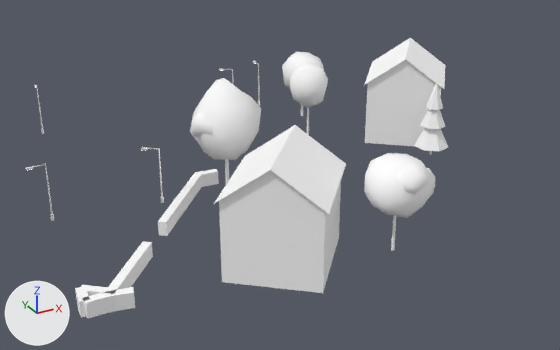
One commit to the glTF model cities/arlov-borggatan/pack/tiles/c-14_6.glb: the scene before it, then after it.
Before and after are seen from a camera (50 mm lens) standing at (-852.2, 317.3, 33.2) and looking at (-816.0, 383.2, 0.3). Lighting does not change. The marker at lower left points along +X, +Y and +Z. The first picture is the older version. Where no turn or scale is listed for an object, it has been applied to the vertices. Vertices at exactly the same position are counted once.

In view in the first picture: 'SM_Building_w208846749', 'SM_Building_w208846767', 'SM_Street_Furniture_-14_6', 'SM_Trees_-14_6', 'SM_Wall_Hedge_-14_6'.
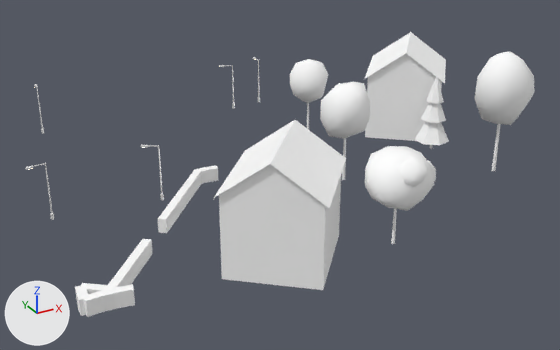
Where the change shows, as pixel boxes [x1, y1, x2, y2] in the pictures (560 x 350 px; the box of a moved part takes in the faces that stretch with it):
'SM_Building_w208846749', moved: before [219, 38, 445, 293]; after [219, 32, 446, 288]
'SM_Trees_-14_6', reshaped, moved, rescaled: before [190, 52, 448, 251]; after [289, 51, 535, 244]
'SM_Building_w208846767', reshaped, moved (88% taller): before [214, 125, 346, 215]; after [213, 120, 346, 290]
'SM_Wall_Hedge_-14_6', reshaped, moved: before [75, 169, 219, 319]; after [75, 165, 218, 317]
'SM_Street_Furniture_-14_6', moved: before [26, 61, 260, 221]; after [25, 57, 260, 220]
part 2 of me_sm_trees__14_6, moved or reshaped: before [225, 160, 229, 184]; after [342, 139, 346, 180]
part 3 of me_sm_trees__14_6, moved or reshaped (not visible before): after [492, 124, 501, 171]
part 4 of me_sm_trees__14_6, moved or reshaped (not visible afterwards): before [307, 107, 309, 135]
part 5 of me_sm_trees__14_6, moved or reshaped: before [301, 105, 303, 116]; after [307, 103, 309, 130]
part 6 of me_sm_trees__14_6, moved or reshaped: before [391, 216, 396, 251]; after [391, 209, 397, 244]
part 7 of me_sm_trees__14_6, moved or reshaped: before [289, 64, 328, 108]; after [289, 59, 328, 103]
part 8 of me_sm_trees__14_6, moved or reshaped: before [364, 153, 434, 218]; after [365, 146, 434, 211]
part 9 of me_sm_trees__14_6, moved or reshaped (mostly hidden): before [427, 168, 435, 190]; after [427, 160, 436, 182]
part 10 of me_sm_trees__14_6, moved or reshaped: before [398, 164, 427, 194]; after [399, 156, 428, 187]
part 11 of me_sm_trees__14_6, moved or reshaped: before [414, 128, 448, 151]; after [415, 121, 449, 145]
part 12 of me_sm_trees__14_6, moved or reshaped: before [421, 109, 445, 129]; after [421, 103, 446, 123]
part 13 of me_sm_trees__14_6, moved or reshaped: before [426, 81, 443, 110]; after [426, 76, 444, 104]
part 14 of me_sm_trees__14_6, added: after [320, 81, 370, 139]
part 15 of me_sm_trees__14_6, added: after [474, 51, 535, 125]
part 16 of me_sm_trees__14_6, deleted: before [190, 52, 324, 160]

Edits to the bpy script that builds the scene:
```text
Change me_sm_building_w208846767:
    remove me_sm_building_w208846767.from_pydata(...)  # 10 vertices, 8 faces; spans x -6.72..6.72, y -6.77..6.77, z -1.72..1.72
    add me_sm_building_w208846767.from_pydata(...)  # 18 vertices, 16 faces; spans x -6.72..6.72, y -6.77..6.77, z -5.33..5.33
    me_sm_building_w208846767 part 1: the whole mesh is rebuilt
    add me_sm_building_w208846767.materials.append(mat_m_concrete)  # white #ffffff
Change me_sm_trees__14_6:
    used by ob_sm_trees__14_6; location = (-811.53, 382.05, 6.37); scale = (20.2, 20.2, 20.2)
    remove me_sm_trees__14_6.from_pydata(...)  # 588 vertices, 1041 faces; spans x -0.78..0.78, y -1.0..1.0, z -0.32..0.32
    add me_sm_trees__14_6.from_pydata(...)  # 588 vertices, 1041 faces; spans x -0.73..0.73, y -1.0..1.0, z -0.39..0.39
    me_sm_trees__14_6 part 2: the loose piece of 12 vertices spanning x -0.61..-0.59, y -0.12..-0.1, z -0.32..-0.05 is moved by (0.26, 0.11, -0.07)
    me_sm_trees__14_6 part 3: the loose piece of 12 vertices spanning x 0.68..0.69, y -0.06..-0.05, z -0.32..-0.24 is scaled about its middle by (1.63, 1.63, 4.34), then moved by (-0.12, -0.3, 0.07)
    me_sm_trees__14_6 part 4: the loose piece of 12 vertices spanning x 0.23..0.25, y 0.54..0.55, z -0.32..-0.13 is scaled about its middle by (1.12, 1.1, 0.497), then moved by (0.23, -0.4, -0.11)
    me_sm_trees__14_6 part 5: the loose piece of 12 vertices spanning x 0.37..0.39, y 0.85..0.86, z -0.32..-0.14 is scaled about its middle by (1.13, 1.14, 1.27), then moved by (-0.46, 0.02, -0.05)
    me_sm_trees__14_6 part 6: the loose piece of 12 vertices spanning x -0.17..-0.15, y -0.86..-0.84, z -0.32..-0.13 is scaled about its middle by 1.21, then moved by (-0.4, 0.03, -0.05)
    me_sm_trees__14_6 part 7: the loose piece of 42 vertices spanning x 0.11..0.36, y 0.42..0.65, z -0.15..0.12 is scaled about its middle by 1.21, then moved by (-0.32, 0.33, -0.01)
    me_sm_trees__14_6 part 8: the loose piece of 42 vertices spanning x -0.3..-0.01, y -0.98..-0.7, z -0.13..0.11 is scaled about its middle by 1.21, then moved by (-0.4, 0.03, 0.0)
    me_sm_trees__14_6 part 9: the loose piece of 42 vertices spanning x -0.16..0.0, y -0.95..-0.77, z -0.08..0.06 is scaled about its middle by 1.21, then moved by (-0.38, 0.03, 0.0)
    me_sm_trees__14_6 part 10: the loose piece of 42 vertices spanning x -0.23..-0.06, y -1.0..-0.84, z -0.03..0.11 is scaled about its middle by 1.21, then moved by (-0.4, 0.02, 0.01)
    me_sm_trees__14_6 part 11: the loose piece of 8 vertices spanning x 0.6..0.78, y -0.15..0.04, z -0.27..-0.07 is scaled about its middle by 1.21, then moved by (-0.22, 0.2, -0.03)
    me_sm_trees__14_6 part 12: the loose piece of 8 vertices spanning x 0.62..0.75, y -0.13..0.01, z -0.15..0.03 is scaled about its middle by 1.21, then moved by (-0.22, 0.2, -0.01)
    me_sm_trees__14_6 part 13: the loose piece of 8 vertices spanning x 0.64..0.73, y -0.1..-0.01, z -0.04..0.11 is scaled about its middle by 1.21, then moved by (-0.22, 0.2, 0.01)
    me_sm_trees__14_6 part 14: a new loose piece of 42 vertices spanning x -0.47..-0.19, y -0.14..0.15, z -0.12..0.23, in mat_m_leaf (white #ffffff)
    me_sm_trees__14_6 part 15: a new loose piece of 42 vertices spanning x 0.37..0.73, y -0.52..-0.2, z -0.04..0.39, in mat_m_leaf (white #ffffff)
    me_sm_trees__14_6 part 16: 6 loose pieces with 252 vertices, spanning x -0.78..0.51, y -0.27..1.0, z -0.14..0.32, are deleted
    other edits to the shape of me_sm_trees__14_6 do not show in these pictures
Change me_sm_wall_hedge__14_6:
    remove me_sm_wall_hedge__14_6.from_pydata(...)  # 78 vertices, 112 faces; spans x -9.7..9.7, y -9.5..9.5, z -0.7..0.7
    add me_sm_wall_hedge__14_6.from_pydata(...)  # 82 vertices, 120 faces; spans x -9.7..9.7, y -9.5..9.5, z -0.8..0.8
    me_sm_wall_hedge__14_6 part 17
    64 vertices are removed from x -9.7..9.7, y -9.2..9.5, z -0.7..0.7
    107 faces are deleted
    43 vertices are added at x -9.7..9.7, y -9.2..9.5, z -0.8..0.8
    25 new vertices lie (0.0, 0.0, -1.4) away from vertices in x -9.7..9.7, y -9.2..9.5, z 0.6..0.8
    115 new faces join them
Change ob_sm_building_w208846749:
    ob_sm_building_w208846749.location: (-809.51, 378.83, 4.98) -> (-809.51, 378.83, 5.57)
Change ob_sm_building_w208846767:
    ob_sm_building_w208846767.location: (-823.82, 368.36, 8.49) -> (-823.82, 368.36, 5.36)
Change ob_sm_street_furniture__14_6:
    ob_sm_street_furniture__14_6.location: (-823.93, 396.9, 2.82) -> (-823.93, 396.9, 3.12)
Change ob_sm_trees__14_6:
    ob_sm_trees__14_6.location: (-811.53, 382.05, 6.37) -> (-805.42, 378.52, 7.01)
    ob_sm_trees__14_6.scale: (20.2, 20.2, 20.2) -> (16.6, 16.6, 16.6)
Change ob_sm_wall_hedge__14_6:
    ob_sm_wall_hedge__14_6.location: (-831.81, 376.67, 0.5) -> (-831.81, 376.67, 0.77)
```
